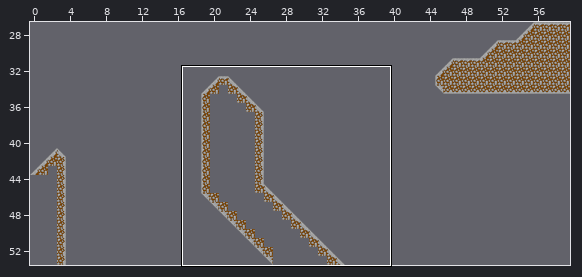
Tiled map: src/assets/maps/level3.tmx. Above: a wide view before the commit, with the close-up outlined.
Close-up. First the earlier version:
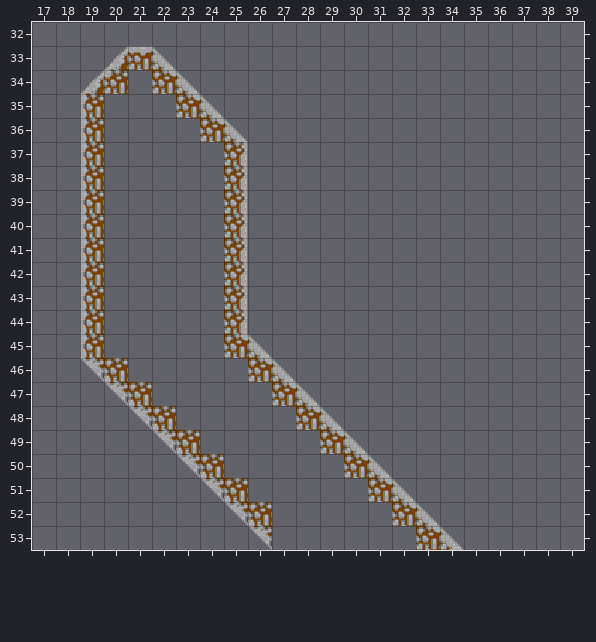
Cells are 16x16 px. Shown: x 17..39, y 32..53. The commit also changed other parts of the map, which this record leaves out.
The same view after the edit:
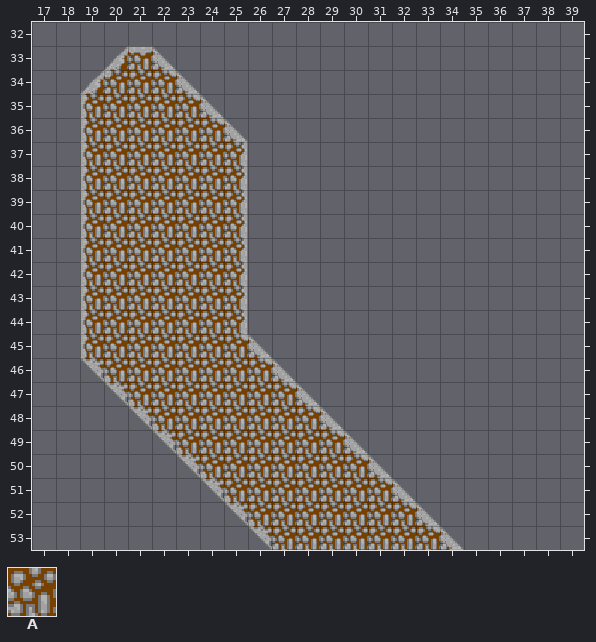
Key: from "cliffs": A 0.
_ is an empty cell.
From old to new:
{"where": "layer \"background\""}
{"y":34,"x":21,"old":"_","new":"A"}
{"y":35,"x":20,"old":"___","new":"AAA"}
{"y":36,"x":20,"old":"____","new":"AAAA"}
{"y":37,"x":20,"old":"_____","new":"AAAAA"}
{"y":38,"x":20,"old":"_____","new":"AAAAA"}
{"y":39,"x":20,"old":"_____","new":"AAAAA"}
{"y":40,"x":20,"old":"_____","new":"AAAAA"}
{"y":41,"x":20,"old":"_____","new":"AAAAA"}
{"y":42,"x":20,"old":"_____","new":"AAAAA"}
{"y":43,"x":20,"old":"_____","new":"AAAAA"}
{"y":44,"x":20,"old":"_____","new":"AAAAA"}
{"y":45,"x":20,"old":"_____","new":"AAAAA"}
{"y":46,"x":21,"old":"_____","new":"AAAAA"}
{"y":47,"x":22,"old":"_____","new":"AAAAA"}
{"y":48,"x":23,"old":"_____","new":"AAAAA"}
{"y":49,"x":24,"old":"_____","new":"AAAAA"}
{"y":50,"x":25,"old":"_____","new":"AAAAA"}
{"y":51,"x":26,"old":"_____","new":"AAAAA"}
{"y":52,"x":27,"old":"_____","new":"AAAAA"}
{"y":53,"x":27,"old":"______","new":"AAAAAA"}
